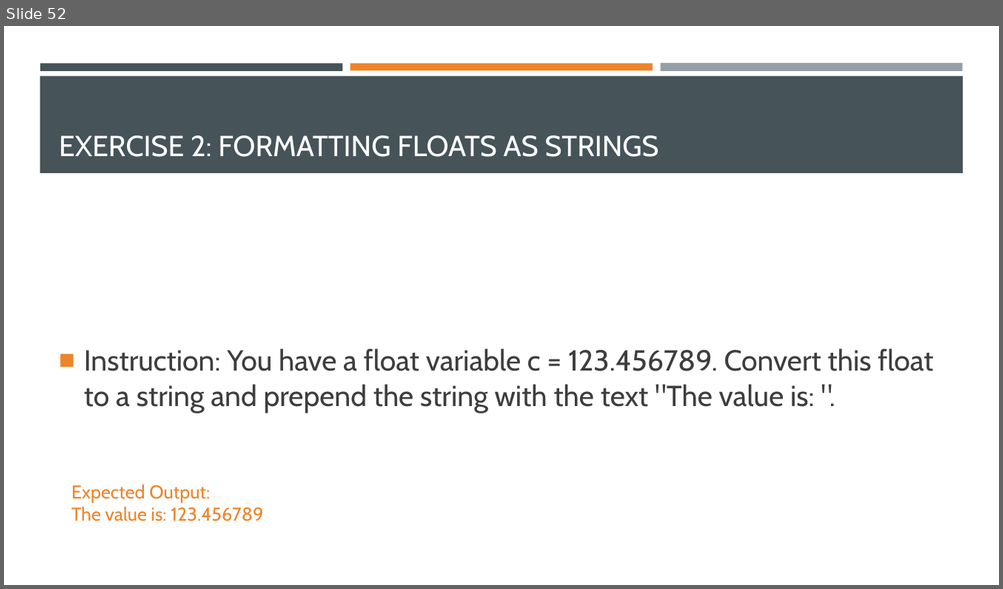
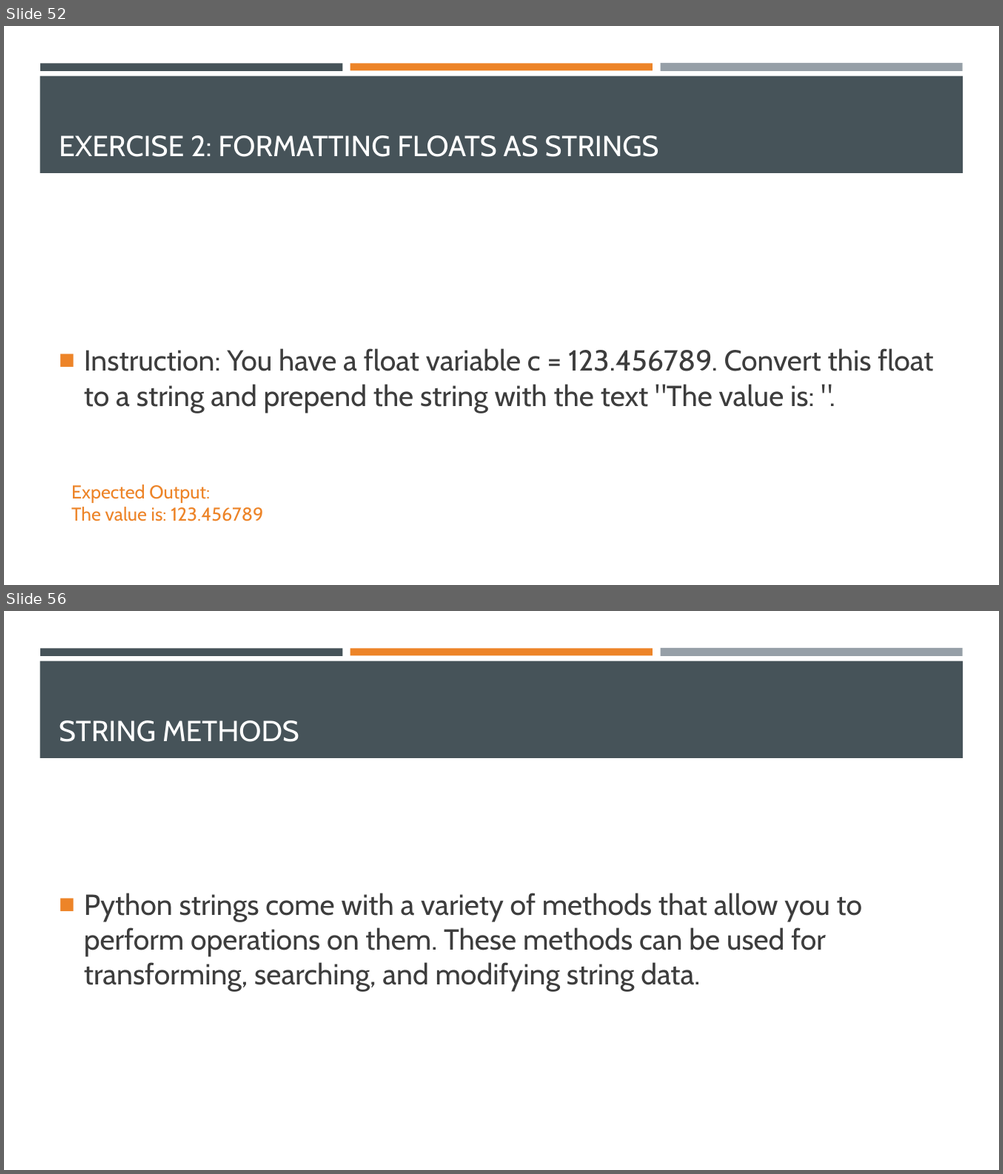
Before and after one commit to Ghost0396/iot, a slide deck: python/Python 3.pptx. Shown one above the other, each under a label of ours: slide 52 before the commit, slides 52 and 56 after it; the slides between them are not shown. The pictures are 1003x589 and 1003x1174 pixels, drawn with LibreOffice and Linux fonts; fonts in the diff are those of the drawing. Boxes give left, top, right and bottom in pixels: in the first picture for what was removed or moved away, otherwise in the second. Text is boxed around its words. In the diff, an @@ line names an element or a change of style, - is before the commit and + after.

Commit message:
python update

```diff
--- a/python/Python 3.pptx
+++ b/python/Python 3.pptx
@@ slide 56 added at box(4, 611, 999, 1170), background #FFFFFF; not listed: 4 template elements that a slide beside it also shows @@
@@ title added at box(59, 721, 299, 742), 28 pt, text #FFFFFF @@
+STRING METHODS
@@ text added at box(84, 893, 862, 992), 28 pt, text #3D3D3D @@
+■ Python strings come with a variety of methods that allow you to perform operations on them. These methods can be used for transforming, searching, and modifying string data.
```
Also in this commit, not shown: 16 other slides added, 1 slide removed, 5 other files.
